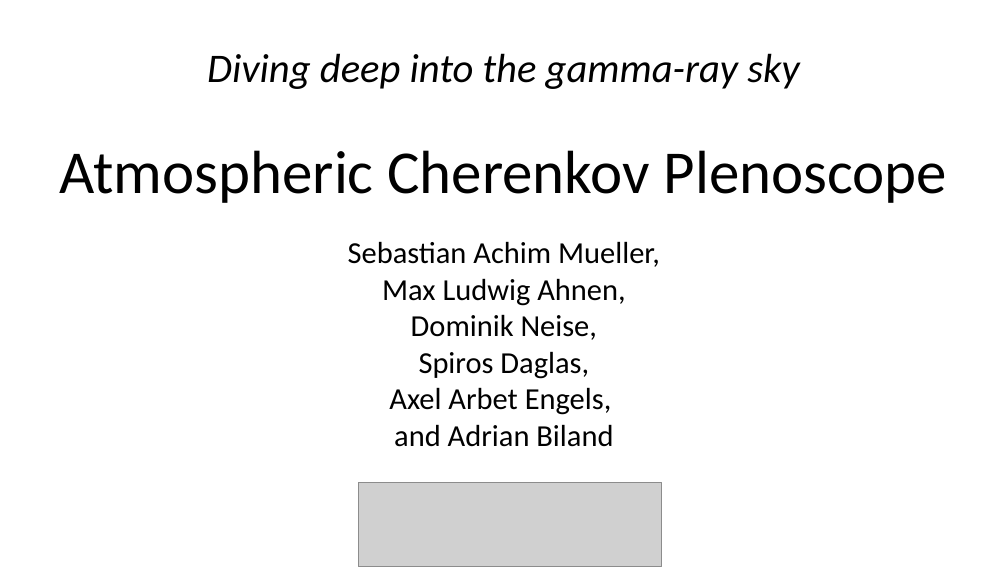
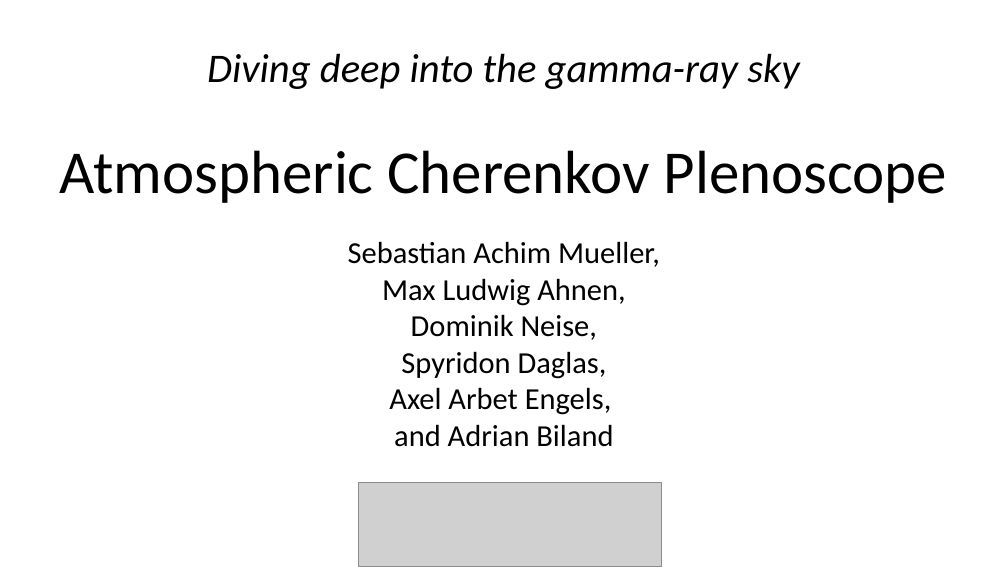
Before and after one commit to cherenkov-plenoscope/starter_kit, a slide deck: slide 3 of resources/show.odp. Drawn at 1008x567 pixels with LibreOffice and Linux fonts; fonts in the diff are those of the drawing; grey boxes stand for pictures. Boxes give left, top, right and bottom in pixels: in the first picture for what was removed or moved away, otherwise in the second. Text is boxed around its words. In the diff, an @@ line names an element or a change of style, - is before the commit and + after.

Commit message:
The man is called 'Spyridon Daglas'.

```diff
--- a/resources/show.odp
+++ b/resources/show.odp
@@ text at (x1=401, y1=351, x2=607, y2=379): text changed @@
-Spiros Daglas,
+Spyridon Daglas,
```
Also in this commit, not shown: 1 other file.
